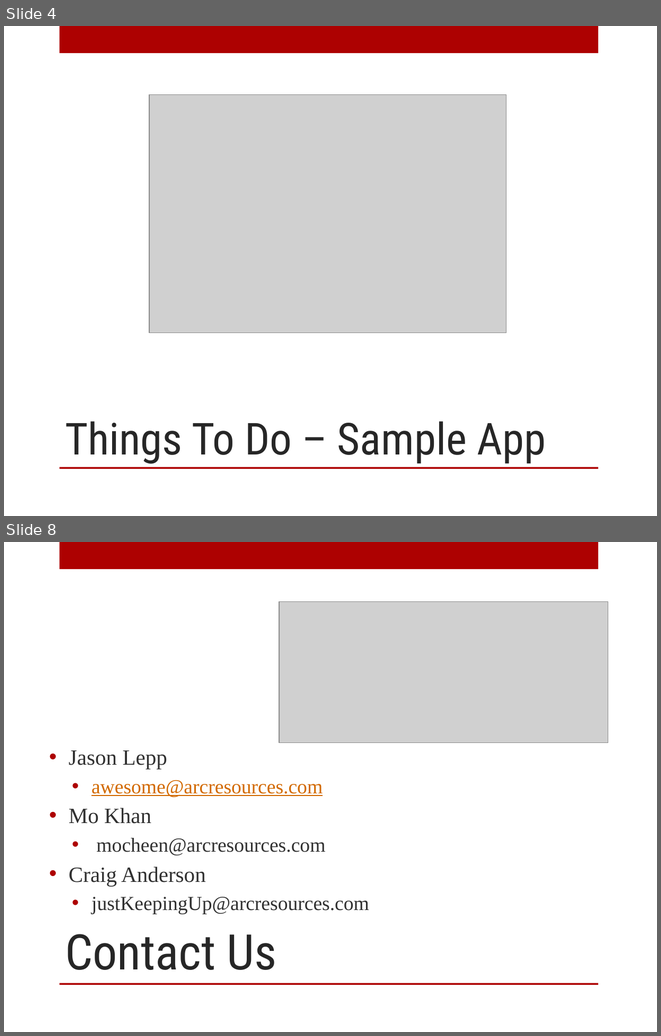
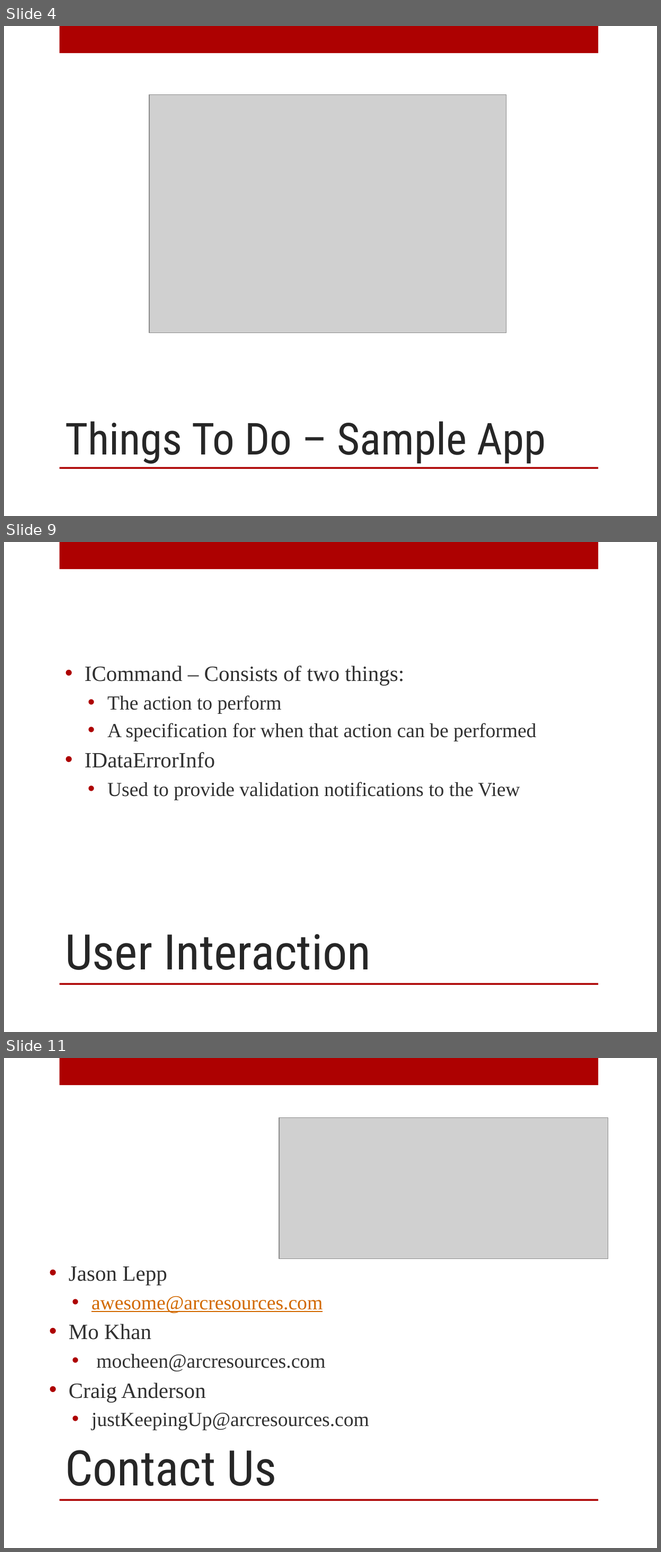
Before and after one commit to arcresources/MVPtoMVVM, a slide deck: docs/MVP to MVVM.pptx. Shown one above the other, each under a label of ours: slides 4 and 8 before the commit, slides 4, 9 and 11 after it; the slides between them are not shown. The pictures are 661x1036 and 661x1552 pixels, drawn with LibreOffice and Linux fonts; fonts in the diff are those of the drawing; grey boxes stand for pictures; background and template pictures are left out. Boxes give left, top, right and bottom in pixels: in the first picture for what was removed or moved away, otherwise in the second. Text is boxed around its words. In the diff, an @@ line names an element or a change of style, - is before the commit and + after.

```diff
--- a/docs/MVP to MVVM.pptx
+++ b/docs/MVP to MVVM.pptx
@@ slide 9 added at <box>4,542,657,1032</box>, background picture (left out); not listed: 2 template elements that a slide beside it also shows @@
@@ text added at <box>85,665,536,800</box>, 22 pt, text #303030 @@
+• ICommand – Consists of two things:
+  • The action to perform
+  • A specification for when that action can be performed
+• IDataErrorInfo
+  • Used to provide validation notifications to the View
@@ title added at <box>65,934,371,970</box>, 54 pt, text #262626 @@
+User Interaction
@@ what was slide 8 is now slide 11 @@
```
Also in this commit, not shown: 4 slides changed, 2 other slides added.
